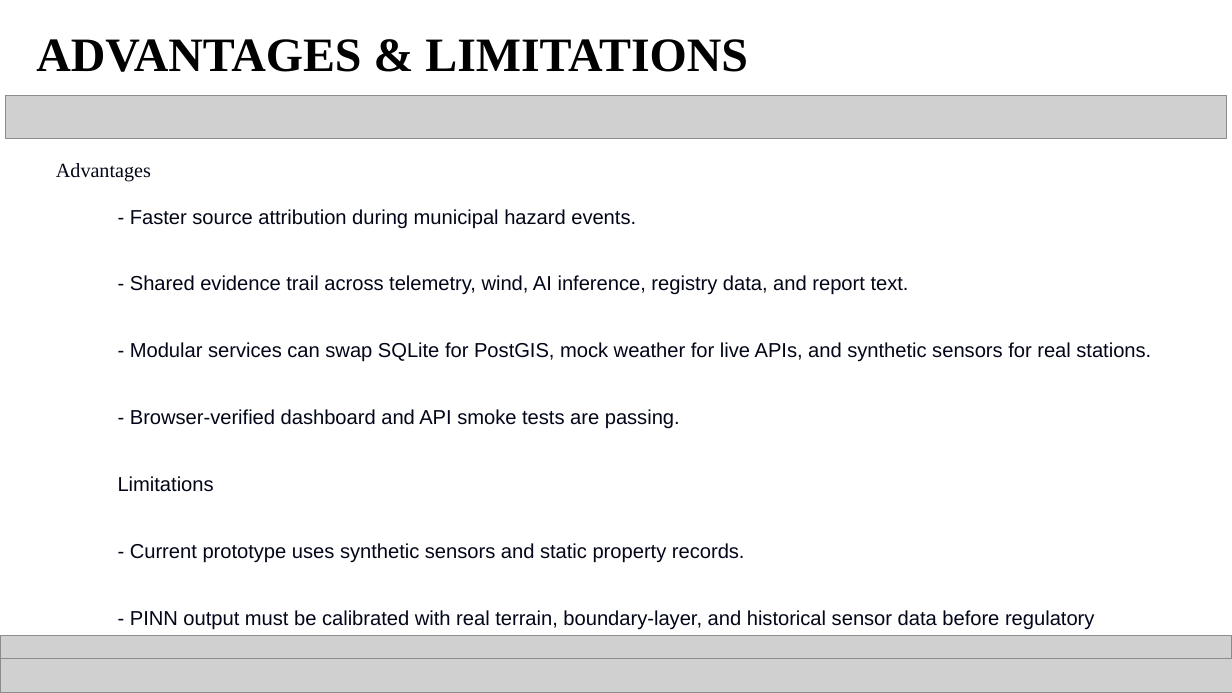
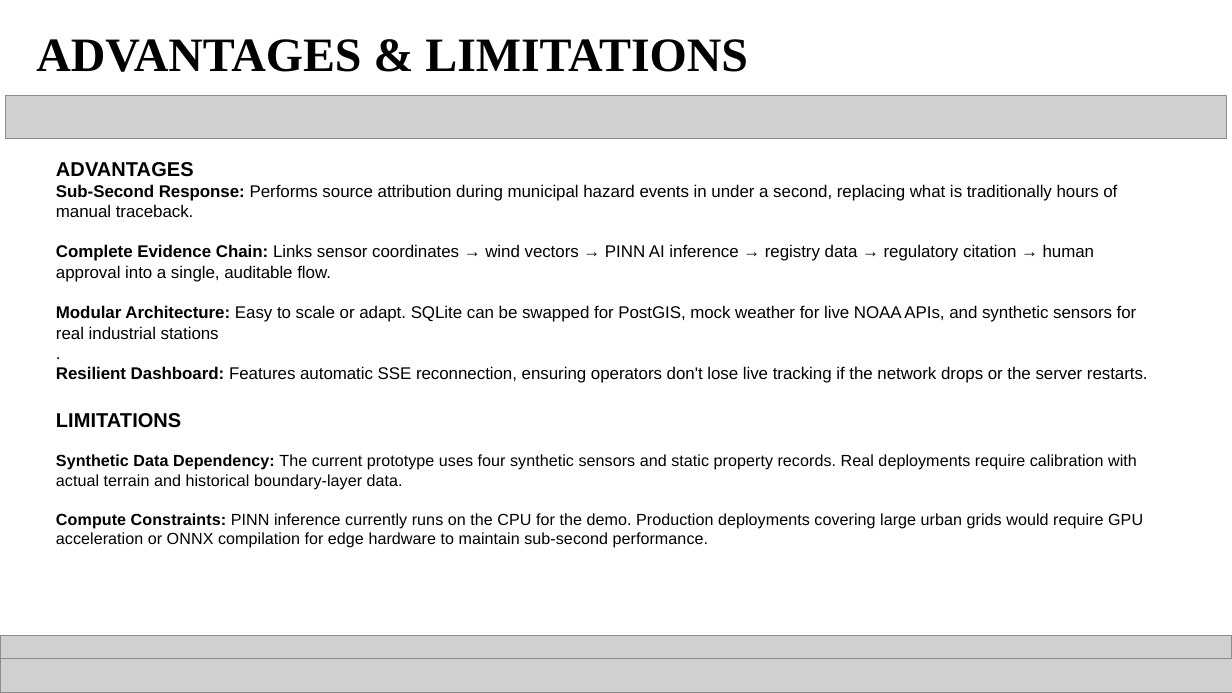
Before and after one commit to sudu787/Plumetrace, a slide deck: slide 9 of PlumeTrace_SmartAIthon_2026_Round1_Filled.pptx. Drawn at 1232x693 pixels with LibreOffice and Linux fonts; fonts in the diff are those of the drawing; grey boxes stand for pictures. Boxes give left, top, right and bottom in pixels: in the first picture for what was removed or moved away, otherwise in the second. Text is boxed around its words. In the diff, an @@ line names an element or a change of style, - is before the commit and + after.

Commit message:
Finalizing PlumeTrace project architecture, 4D PINN integration, and presentations

```diff
--- a/PlumeTrace_SmartAIthon_2026_Round1_Filled.pptx
+++ b/PlumeTrace_SmartAIthon_2026_Round1_Filled.pptx
@@ title at [56,162,1148,548]: text changed; size 11.8 to 9.9 pt; text colour #020618 to #000000 @@
-Advantages
-- Faster source attribution during municipal hazard events.
-- Shared evidence trail across telemetry, wind, AI inference, registry data, and report text.
-- Modular services can swap SQLite for PostGIS, mock weather for live APIs, and synthetic sensors for real stations.
-- Browser-verified dashboard and API smoke tests are passing.
-Limitations
-- Current prototype uses synthetic sensors and static property records.
-- PINN output must be calibrated with real terrain, boundary-layer, and historical sensor data before regulatory production use.
+ADVANTAGES
+Sub-Second Response: Performs source attribution during municipal hazard events in under a second, replacing what is traditionally hours of manual traceback.
+Complete Evidence Chain: Links sensor coordinates → wind vectors → PINN AI inference → registry data → regulatory citation → human approval into a single, auditable flow.
+Modular Architecture: Easy to scale or adapt. SQLite can be swapped for PostGIS, mock weather for live NOAA APIs, and synthetic sensors for real industrial stations
+.
+Resilient Dashboard: Features automatic SSE reconnection, ensuring operators don't lose live tracking if the network drops or the server restarts.
+LIMITATIONS
+Synthetic Data Dependency: The current prototype uses four synthetic sensors and static property records. Real deployments require calibration with actual terrain and historical boundary-layer data.
+Compute Constraints: PINN inference currently runs on the CPU for the demo. Production deployments covering large urban grids would require GPU acceleration or ONNX compilation for edge hardware to maintain sub-second performance.
```
Also in this commit, not shown: 9 other slides changed, 1 slide added, 1 slide removed, 16 other files.
